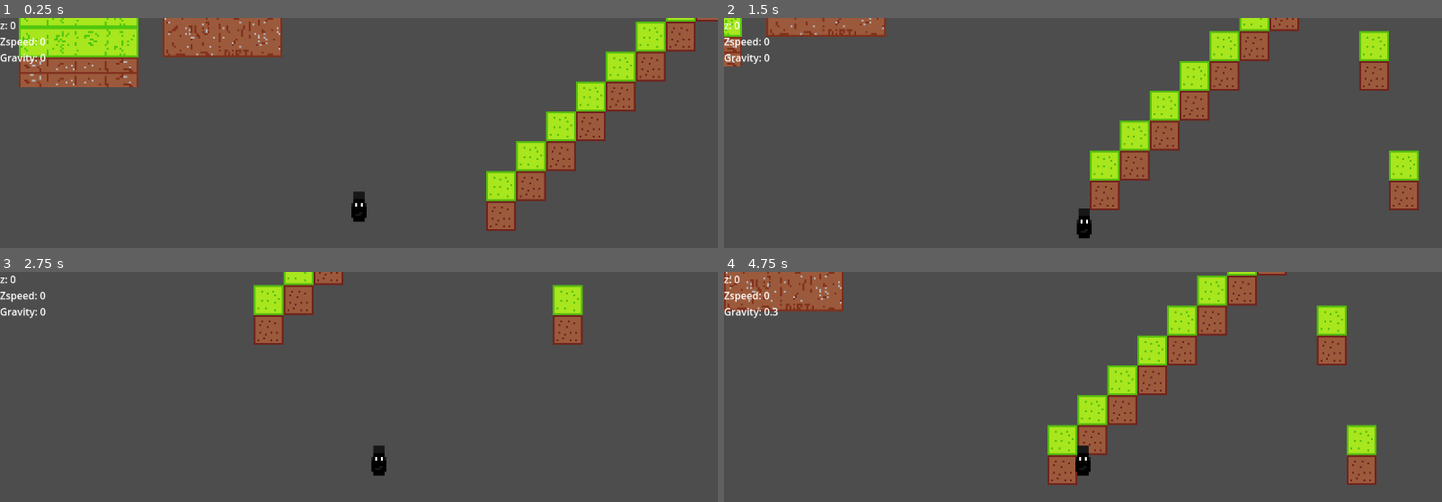
Above: before the commit, frames 1-4 (two rows, left to right).
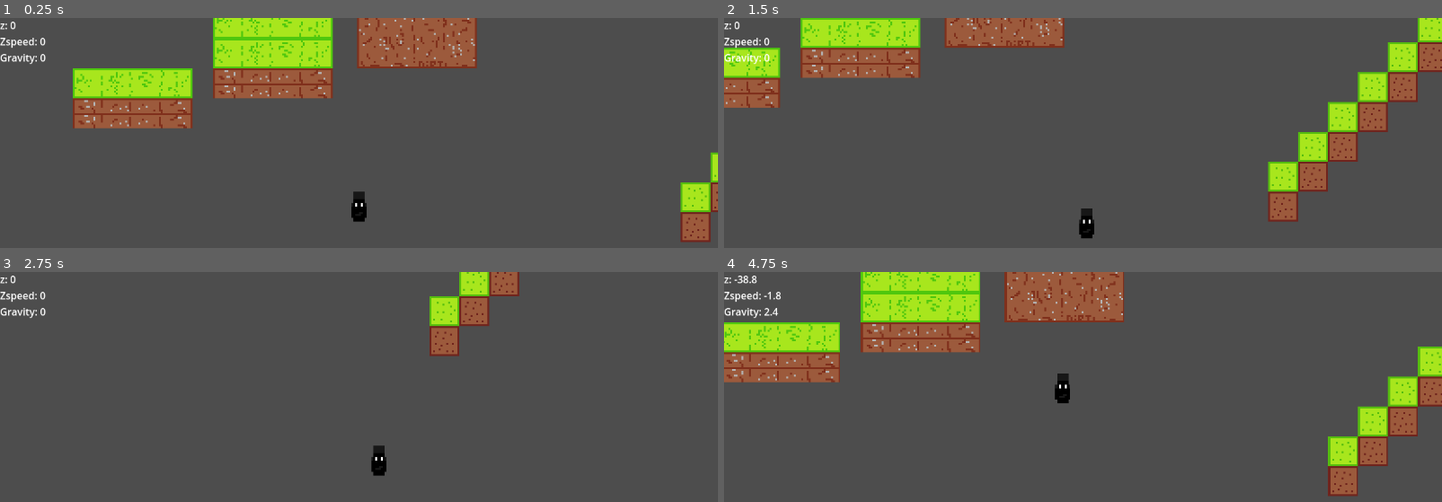
Above: after the commit, the same moments.

Repository: vitor-luis3301/Godot-Top-Down-Platformer
Game: Godot game, scene res://main.tscn
Same seed, same stepped clock (60 frames per second), same inputs: the game is played once before the commit and once after it.
Inputs:
- Up to frame 1 (0.25 s): no input
- Up to frame 2 (1.5 s): tap Enter (ui_accept) at 0.5, 0.77 s; hold Right (ui_right) 0.53-1.28 s; hold Down (ui_down) from 1.28 s (still down)
- Up to frame 3 (2.75 s): tap Enter (ui_accept) at 1.52 s; release Down (ui_down) at 2.03 s; hold Right (ui_right) from 2.03 s (still down)
- Up to frame 4 (4.75 s): release Right (ui_right) at 2.78 s; hold Up (ui_up) 2.78-3.53 s; tap Enter (ui_accept) at 3.02, 3.77, 4.52 s; hold Left (ui_left) from 3.53 s (still down)

The runs differ from the first frame. In frame 1, 28% of the frame differs, in the area x 2-100%, y 0-98%; in frame 2, 24%; in frame 3, 5.7%; in frame 4, 29%, in the area x 0-100%, y 0-98%.

Commit message:
Testing git

Diff:
--- a/main.tscn
+++ b/main.tscn
@@ -75,7 +75,8 @@
 shape = SubResource("RectangleShape2D_5lv1q")
 
 [node name="CharacterBody2D" parent="." instance=ExtResource("5_w2g7d")]
-position = Vector2(341, 150)
+position = Vector2(237, 144)
+motion_mode = 1
 
 [node name="StaticBody2D" parent="." instance=ExtResource("5_lkt3j")]
 position = Vector2(417, 140)
--- a/player.tscn
+++ b/player.tscn
@@ -7,6 +7,7 @@
 size = Vector2(6, 2)
 
 [node name="CharacterBody2D" type="CharacterBody2D"]
+motion_mode = 1
 script = ExtResource("1_7h68a")
 
 [node name="CanvasLayer" type="CanvasLayer" parent="."]
